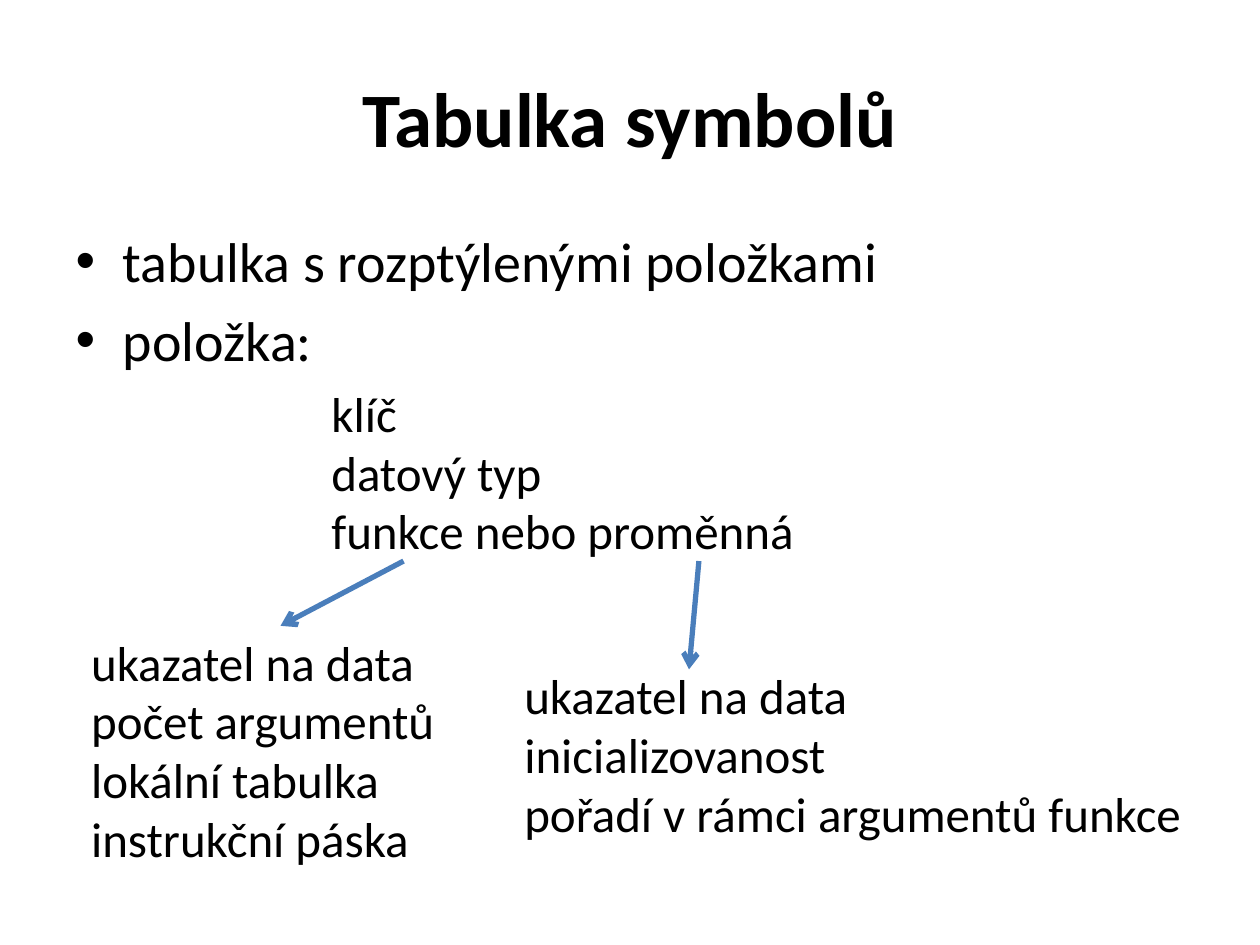
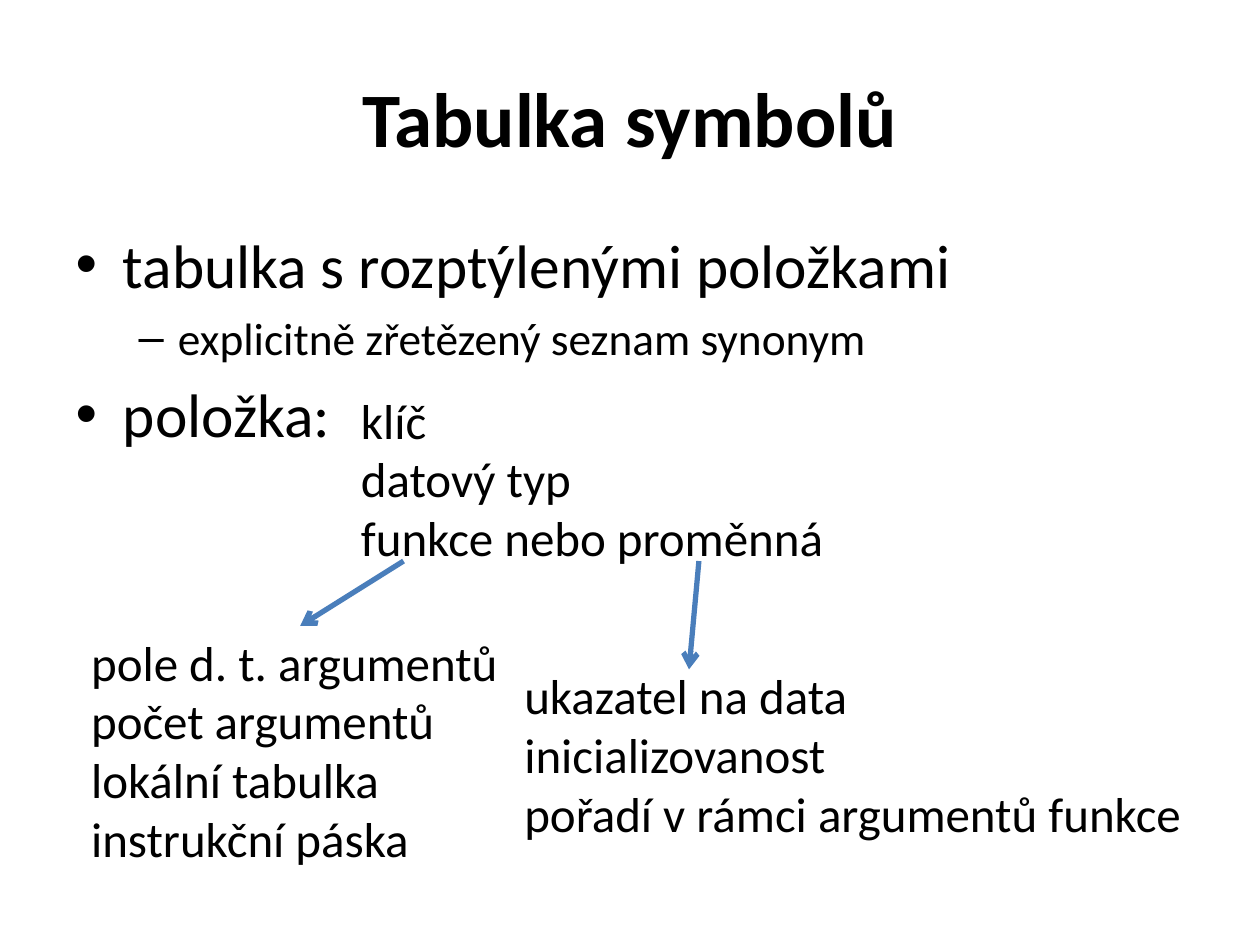
Before and after one commit to tehryn/Formal-languages, a slide deck: slide 4 of dokumentace/prezentace.pptx (slide 3 before the commit). Drawn at 1260x945 pixels with LibreOffice and Linux fonts; fonts in the diff are those of the drawing. Boxes give left, top, right and bottom in pixels: in the first picture for what was removed or moved away, otherwise in the second. Text is boxed around its words. In the diff, an @@ line names an element or a change of style, - is before the commit and + after.

```diff
--- a/dokumentace/prezentace.pptx
+++ b/dokumentace/prezentace.pptx
@@ text at [123,245,950,447]: size 32 to 35.1 pt in "tabulka s rozptýlenými položkami", "položka:" @@
@@ text at [178,323,866,363]: paragraph added @@
+  – explicitně zřetězený seznam synonym
@@ text "klíč": place and size @@
-text "klíč" at [331,398,793,561]
+text "klíč" at [361,405,823,568]
@@ arrow moved from (403, 561) - (281, 626) to (403, 561) - (300, 626) @@
@@ text at [91,646,497,690]: text changed @@
-ukazatel na data
+pole d. t. argumentů
```
Also in this commit, not shown: 7 other slides changed, 2 slides added.
